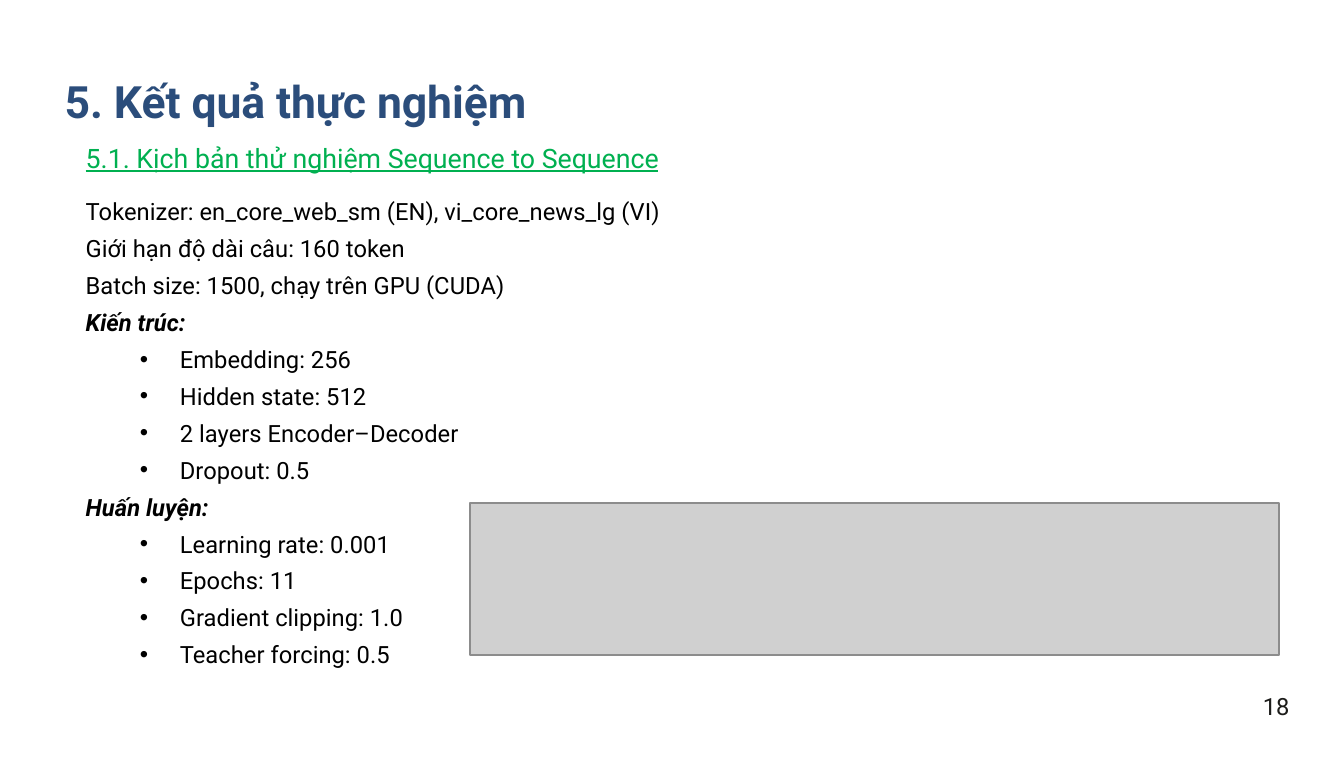
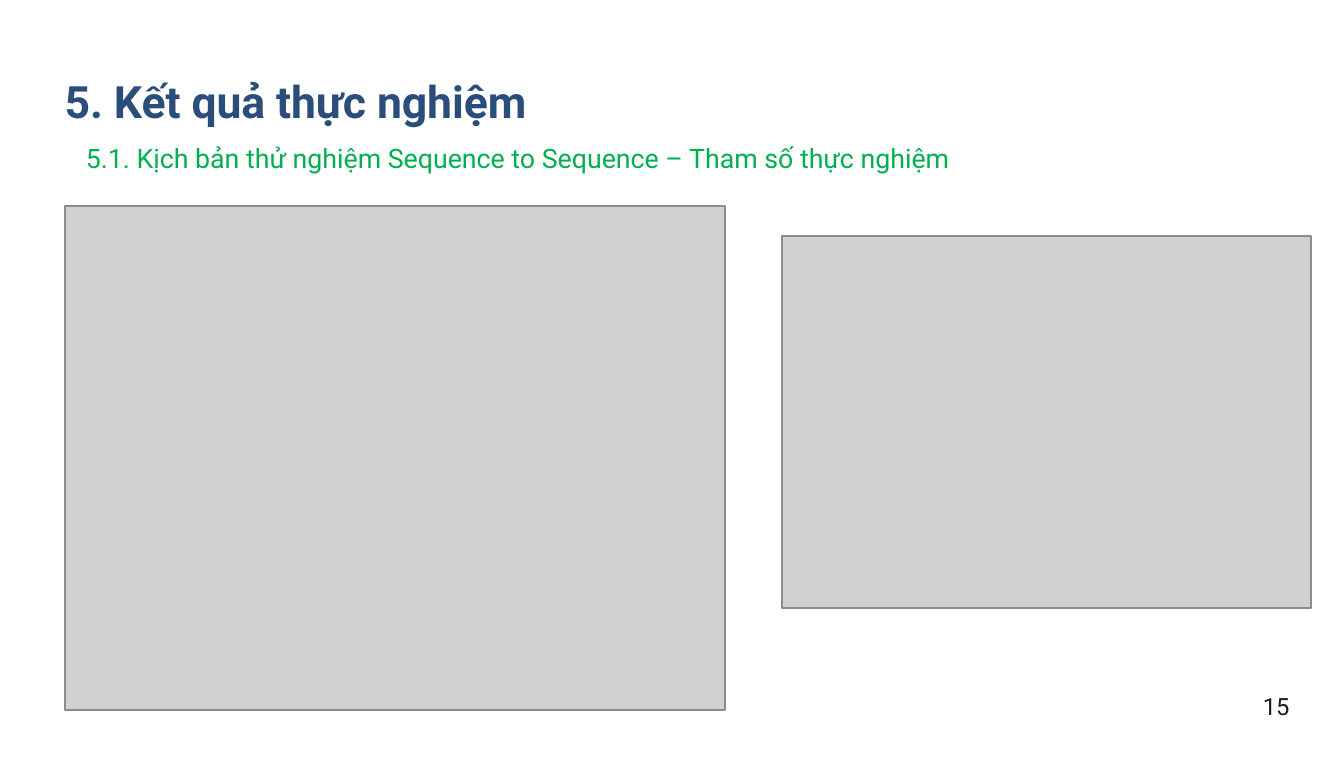
Before and after one commit to levanmanhbka/ptit_nlp, a slide deck: slide 16 of docs/Nhom12_SlideBaoCaoCuoiKy.pptx (slide 19 before the commit). Drawn at 1344x757 pixels with LibreOffice and Linux fonts; fonts in the diff are those of the drawing; grey boxes stand for pictures. Boxes give left, top, right and bottom in pixels: in the first picture for what was removed or moved away, otherwise in the second. Text is boxed around its words. In the diff, an @@ line names an element or a change of style, - is before the commit and + after.

```diff
--- a/docs/Nhom12_SlideBaoCaoCuoiKy.pptx
+++ b/docs/Nhom12_SlideBaoCaoCuoiKy.pptx
@@ text at bbox=[86, 146, 950, 174]: text changed @@
-5.1. Kịch bản thử nghiệm Sequence to Sequence
+5.1. Kịch bản thử nghiệm Sequence to Sequence – Tham số thực nghiệm
@@ picture added at bbox=[64, 205, 724, 709] @@
@@ text removed at bbox=[86, 201, 659, 668] @@
-Tokenizer: en_core_web_sm (EN), vi_core_news_lg (VI)
-Giới hạn độ dài câu: 160 token
-Batch size: 1500, chạy trên GPU (CUDA)
-Kiến trúc:
-• Embedding: 256
-• Hidden state: 512
-• 2 layers Encoder–Decoder
-• Dropout: 0.5
-Huấn luyện:
-• Learning rate: 0.001
-• Epochs: 11
-• Gradient clipping: 1.0
-• Teacher forcing: 0.5
@@ picture added at bbox=[782, 235, 1312, 607] @@
@@ picture removed at bbox=[470, 502, 1280, 654] @@
@@ text at bbox=[1263, 698, 1290, 716]: text changed @@
-18
+15
```
Also in this commit, not shown: 12 other slides changed, 9 slides added, 1 slide removed.
